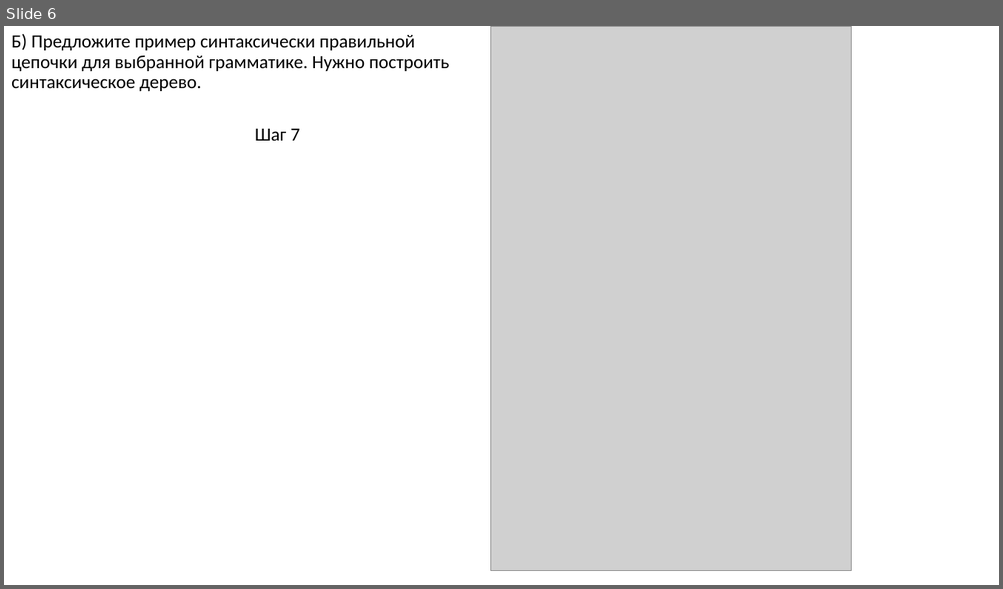
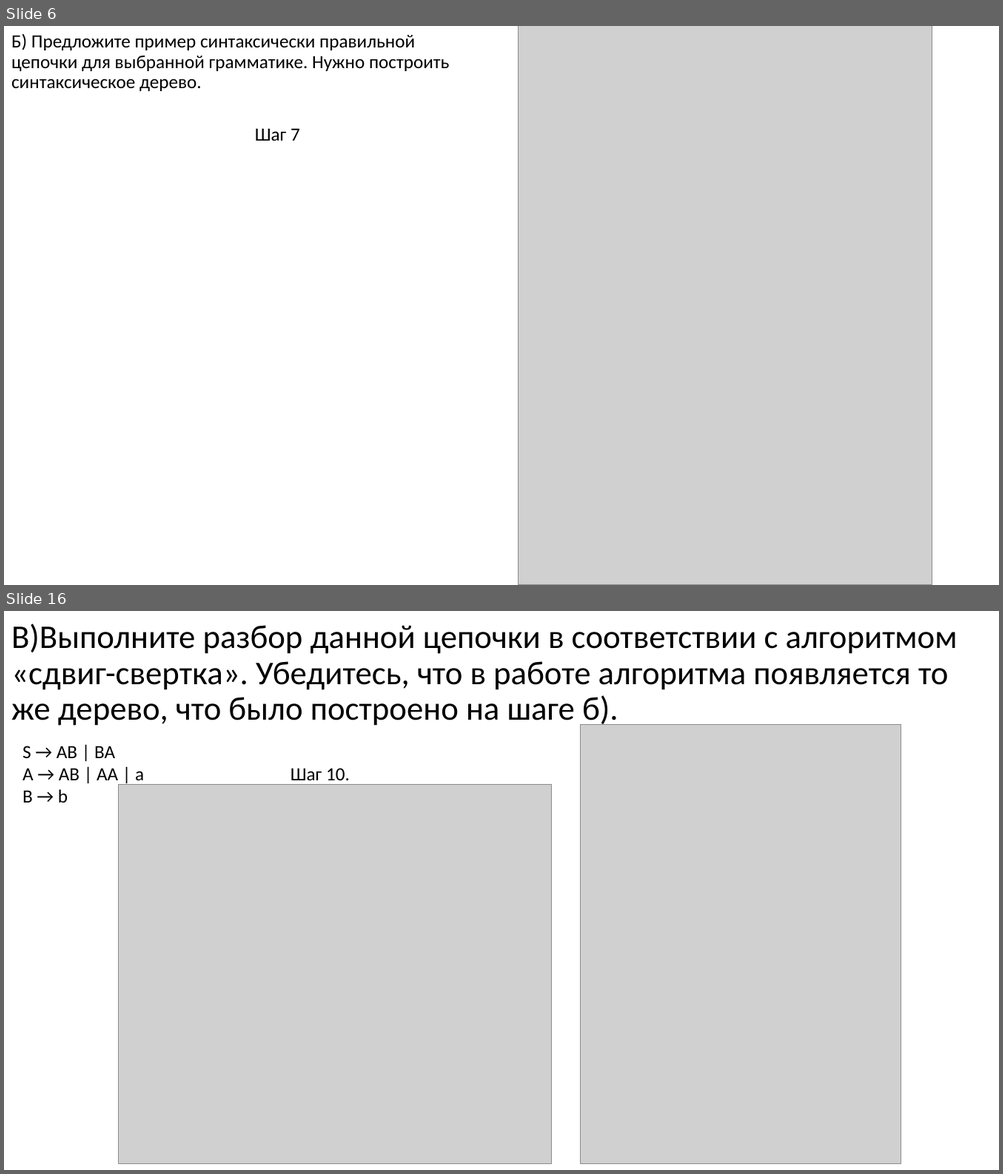
Before and after one commit to goddamnteam/korzun, a slide deck: task7.pptx. Shown one above the other, each under a label of ours: slide 6 before the commit, slides 6 and 16 after it; the slides between them are not shown. The pictures are 1003x589 and 1003x1174 pixels, drawn with LibreOffice and Linux fonts; fonts in the diff are those of the drawing; grey boxes stand for pictures. Boxes give left, top, right and bottom in pixels: in the first picture for what was removed or moved away, otherwise in the second. Text is boxed around its words. In the diff, an @@ line names an element or a change of style, - is before the commit and + after.

```diff
--- a/task7.pptx
+++ b/task7.pptx
@@ slide 16 added at (4,611,999,1170), background #FFFFFF @@
@@ title added at (11,624,957,729), 32 pt, text #000000 @@
+В)Выполните разбор данной цепочки в соответствии с алгоритмом «сдвиг-свертка». Убедитесь, что в работе алгоритма появляется то же дерево, что было построено на шаге б).
@@ picture added at (580,724,901,1165) @@
@@ text added at (22,746,144,803), 18 pt, text #000000 @@
+S → AB | BA
+A → AB | AA | a
+B → b
@@ picture added at (118,785,552,1165) @@
@@ text added at (290,768,350,786), 18 pt, text #000000 @@
+Шаг 10.
@@ slide 6 changed as well @@
@@ picture: place and size @@
-picture at (491,26,851,571)
+picture at (518,26,931,585)
```
Also in this commit, not shown: 6 other slides changed, 10 other slides added, 1 slide removed.
